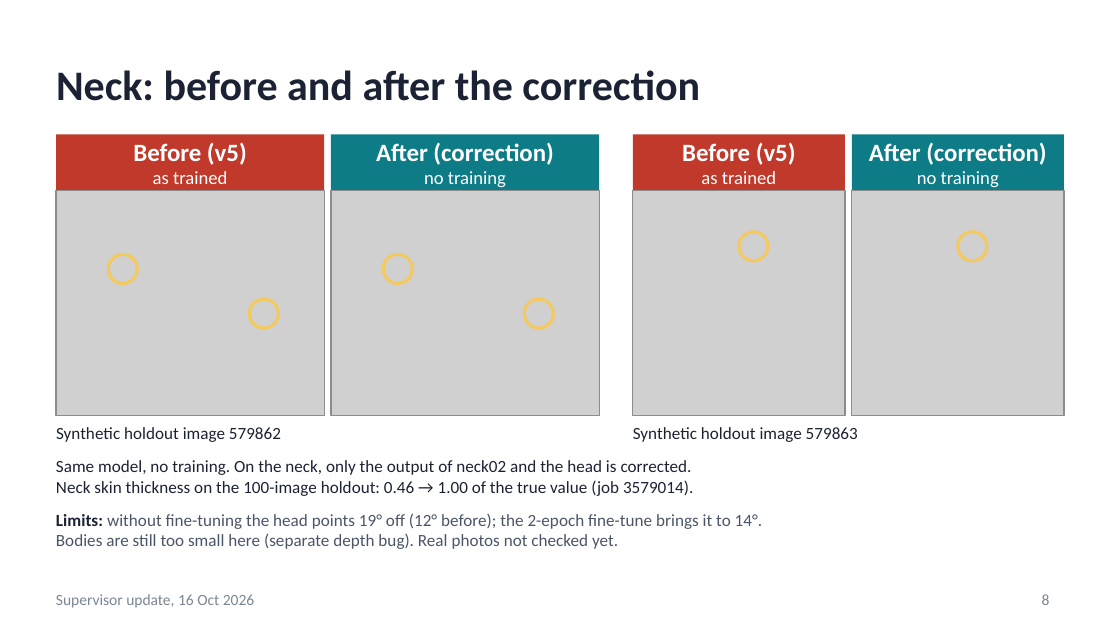
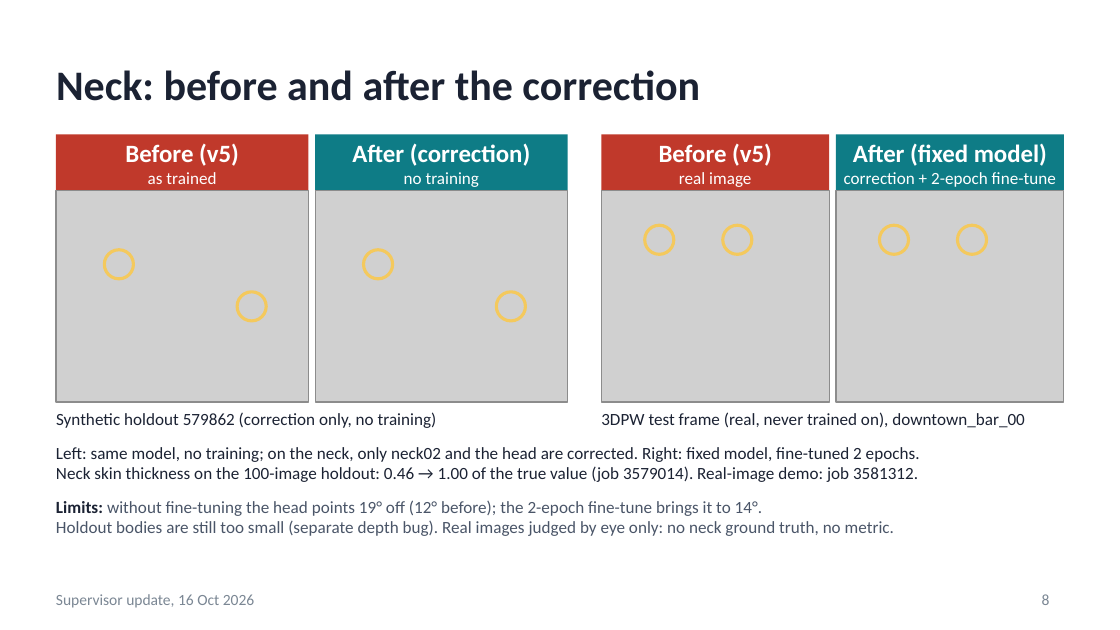
Before and after one commit to saadnajib/Multi-Person-Whole-Body-Human-Mesh-Recovery-in-a-Single-Shot-with-Annyone-dataset-and-3dpw-dataset, a slide deck: slide 8 of docs/supervisor_update_2026-10-16.pptx. Drawn at 1120x630 pixels with LibreOffice and Linux fonts; fonts in the diff are those of the drawing; grey boxes stand for pictures. Boxes give left, top, right and bottom in pixels: in the first picture for what was removed or moved away, otherwise in the second. Text is boxed around its words. In the diff, an @@ line names an element or a change of style, - is before the commit and + after.

```diff
--- a/docs/supervisor_update_2026-10-16.pptx
+++ b/docs/supervisor_update_2026-10-16.pptx
@@ rectangle "Before (v5)": place and size @@
-rectangle "Before (v5)" at <box>56,134,324,190</box>
+rectangle "Before (v5)" at <box>56,134,308,190</box>
@@ rectangle "After (correction)": place and size @@
-rectangle "After (correction)" at <box>330,134,598,190</box>
+rectangle "After (correction)" at <box>315,134,567,190</box>
@@ rectangle "Before (v5)": place and size @@
-rectangle "Before (v5)" at <box>633,134,846,190</box>
+rectangle "Before (v5)" at <box>601,134,830,190</box>
@@ rectangle "After (fixed model)": place and size @@
-rectangle "After (fixed model)" at <box>851,134,1064,190</box>
+rectangle "After (fixed model)" at <box>836,134,1064,190</box>
@@ text in rectangle at <box>844,143,1056,187</box>: text changed; size 16 to 11 pt; bold off @@
-After (correction)
-no training
+After (fixed model)
+correction + 2-epoch fine-tune
@@ text in rectangle at <box>148,172,216,184</box>: size 12 to 11 pt in "as trained" @@
@@ text in rectangle at <box>404,172,479,187</box>: size 12 to 11 pt in "no training" @@
@@ text in rectangle at <box>679,172,751,187</box>: text changed; size 12 to 11 pt @@
-as trained
+real image
@@ picture: place and size @@
-picture at <box>56,190,324,416</box>
+picture at <box>56,190,308,402</box>
@@ picture: place and size @@
-picture at <box>330,190,598,416</box>
+picture at <box>315,190,567,402</box>
@@ picture: place and size @@
-picture at <box>633,190,846,416</box>
+picture at <box>601,190,830,402</box>
@@ picture: place and size @@
-picture at <box>851,190,1064,416</box>
+picture at <box>836,190,1064,402</box>
@@ ellipse: place and size @@
-ellipse at <box>739,232,768,261</box>
+ellipse at <box>645,225,674,254</box>
@@ ellipse added at <box>722,225,752,254</box>, outline #F4C95D 2 pt @@
@@ ellipse added at <box>879,225,908,254</box>, outline #F4C95D 2 pt @@
@@ ellipse: place and size @@
-ellipse at <box>958,232,987,261</box>
+ellipse at <box>958,225,987,254</box>
@@ ellipse: place and size @@
-ellipse at <box>109,254,138,283</box>
+ellipse at <box>104,250,133,279</box>
@@ ellipse: place and size @@
-ellipse at <box>383,254,412,283</box>
+ellipse at <box>364,250,393,279</box>
@@ ellipse: place and size @@
-ellipse at <box>250,299,279,328</box>
+ellipse at <box>237,292,267,321</box>
@@ ellipse: place and size @@
-ellipse at <box>524,299,553,328</box>
+ellipse at <box>496,292,525,321</box>
@@ text at <box>56,412,437,428</box>: text changed @@
-Synthetic holdout image 579862
+Synthetic holdout 579862 (correction only, no training)
@@ text added at <box>601,412,1025,428</box>, 11 pt, text #1B2233 @@
+3DPW test frame (real, never trained on), downtown_bar_00
@@ text at <box>56,447,920,482</box>: text changed @@
-Same model, no training. On the neck, only the output of neck02 and the head is corrected.
-Neck skin thickness on the 100-image holdout: 0.46 → 1.00 of the true value (job 3579014).
+Left: same model, no training; on the neck, only neck02 and the head are corrected. Right: fixed model, fine-tuned 2 epochs.
+Neck skin thickness on the 100-image holdout: 0.46 → 1.00 of the true value (job 3579014). Real-image demo: job 3581312.
@@ text removed at <box>633,427,858,442</box> @@
-Synthetic holdout image 579863
@@ text "Limits: without fine-tuning the head ...": place and size @@
-text "Limits: without fine-tuning the head ..." at <box>56,513,762,549</box>
+text "Limits: without fine-tuning the head ..." at <box>56,500,894,536</box>
@@ text at <box>56,521,894,536</box>: text changed @@
-Bodies are still too small here (separate depth bug). Real photos not checked yet.
+Holdout bodies are still too small (separate depth bug). Real images judged by eye only: no neck ground truth, no metric.
```
Also in this commit, not shown: 3 other slides changed, 4 other files.
